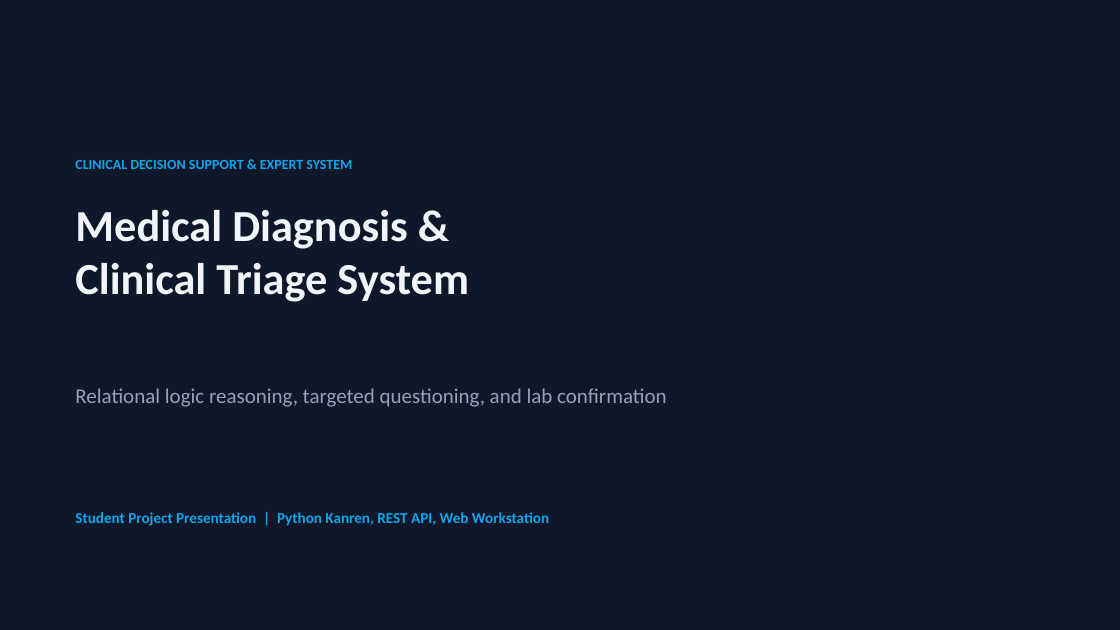
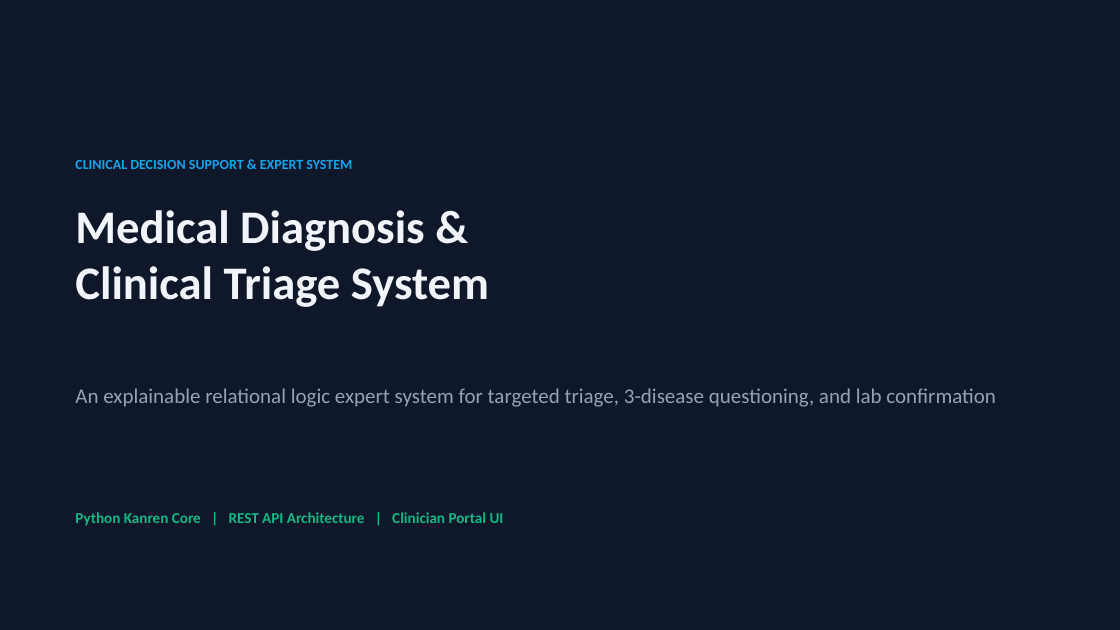
Before and after one commit to wmmandela/medical_diagnosis, a slide deck: slide 1 of presentation/Medical_Diagnosis_System_Presentation.pptx. Drawn at 1120x630 pixels with LibreOffice and Linux fonts; fonts in the diff are those of the drawing. Boxes give left, top, right and bottom in pixels: in the first picture for what was removed or moved away, otherwise in the second. Text is boxed around its words. In the diff, an @@ line names an element or a change of style, - is before the commit and + after.

Commit message:
docs: replace image screenshots with high-quality vector content cards, visual indicators, and vibrant clinical colors

```diff
--- a/presentation/Medical_Diagnosis_System_Presentation.pptx
+++ b/presentation/Medical_Diagnosis_System_Presentation.pptx
@@ text "Medical Diagnosis & Clinical Triage ..." at [75, 210, 489, 307]: size 38 to 40 pt @@
@@ text at [75, 388, 996, 407]: text changed @@
-Relational logic reasoning, targeted questioning, and lab confirmation
+An explainable relational logic expert system for targeted triage, 3-disease questioning, and lab confirmation
@@ text at [75, 512, 504, 526]: text changed; text colour #0EA5E9 to #10B981 @@
-Student Project Presentation | Python Kanren, REST API, Web Workstation
+Python Kanren Core | REST API Architecture | Clinician Portal UI
```
Also in this commit, not shown: 3 other slides changed, 6 slides added, 2 slides removed, 1 other file.
